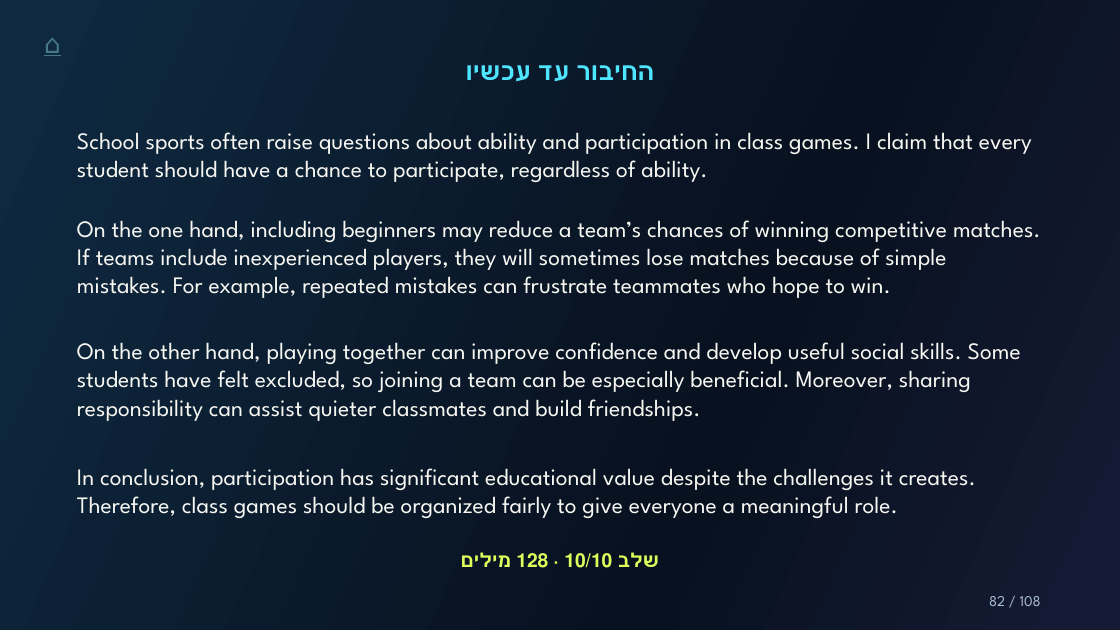
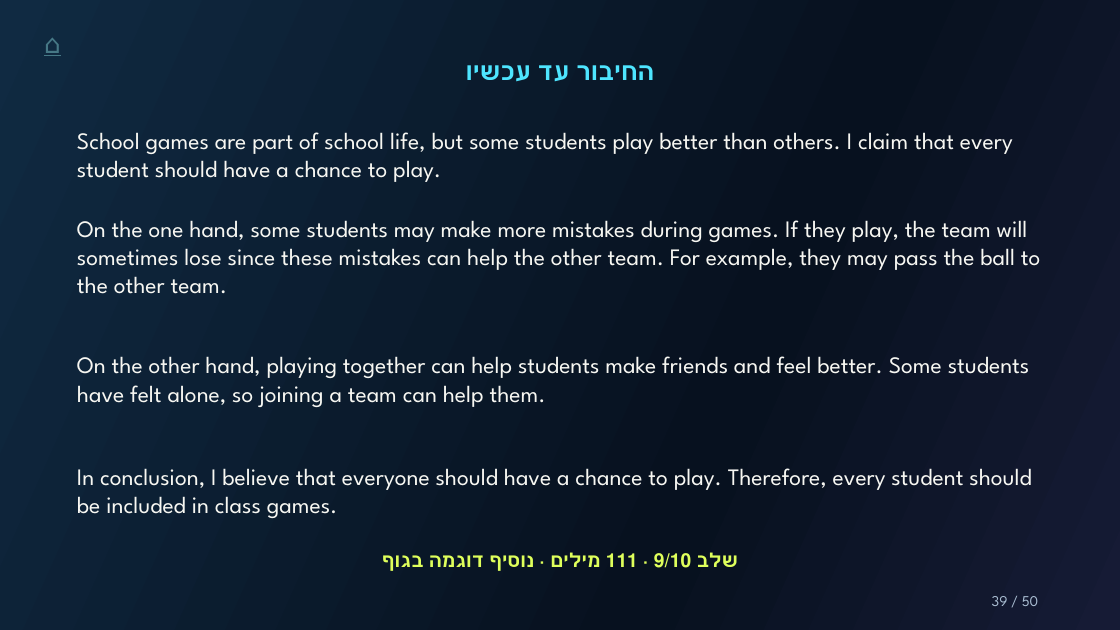
Before and after one commit to Simonh68/teachers, a slide deck: slide 39 of grade11/grammar-in-an-essay/files/grammar-in-an-essay.pptx (slide 82 before the commit). Drawn at 1120x630 pixels with LibreOffice and Linux fonts; fonts in the diff are those of the drawing. Boxes give left, top, right and bottom in pixels: in the first picture for what was removed or moved away, otherwise in the second. Text is boxed around its words. In the diff, an @@ line names an element or a change of style, - is before the commit and + after.

```diff
--- a/grade11/grammar-in-an-essay/files/grammar-in-an-essay.pptx
+++ b/grade11/grammar-in-an-essay/files/grammar-in-an-essay.pptx
@@ text at (77, 132, 1013, 182): text changed @@
-School sports often raise questions about ability and participation in class games. I claim that every student should have a chance to participate, regardless of ability.
+School games are part of school life, but some students play better than others. I claim that every student should have a chance to play.
@@ text at (77, 220, 1041, 294): text changed @@
-On the one hand, including beginners may reduce a team’s chances of winning competitive matches. If teams include inexperienced players, they will sometimes lose matches because of simple mistakes. For example, repeated mistakes can frustrate teammates who hope to win.
+On the one hand, some students may make more mistakes during games. If they play, the team will sometimes lose since these mistakes can help the other team. For example, they may pass the ball to the other team.
@@ text at (77, 356, 1030, 407): text changed @@
-On the other hand, playing together can improve confidence and develop useful social skills. Some students have felt excluded, so joining a team can be especially beneficial. Moreover, sharing responsibility can assist quieter classmates and build friendships.
+On the other hand, playing together can help students make friends and feel better. Some students have felt alone, so joining a team can help them.
@@ text at (77, 468, 1032, 518): text changed @@
-In conclusion, participation has significant educational value despite the challenges it creates. Therefore, class games should be organized fairly to give everyone a meaningful role.
+In conclusion, I believe that everyone should have a chance to play. Therefore, every student should be included in class games.
@@ text at (654, 553, 691, 568): text changed @@
-שלב 10/10 · 128 מילים
+שלב 9/10 · 111 מילים · נוסיף דוגמה בגוף
@@ text at (992, 596, 1038, 606): text changed @@
-82 / 108
+39 / 50
```
Also in this commit, not shown: 17 other slides changed, 32 slides added, 90 slides removed, 6 other files.
